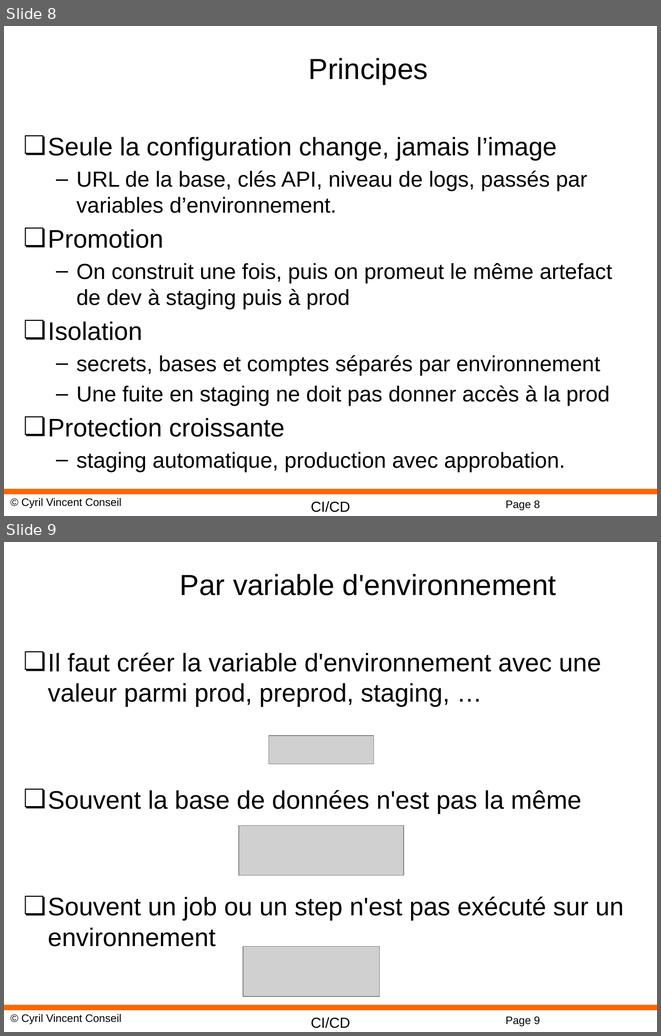
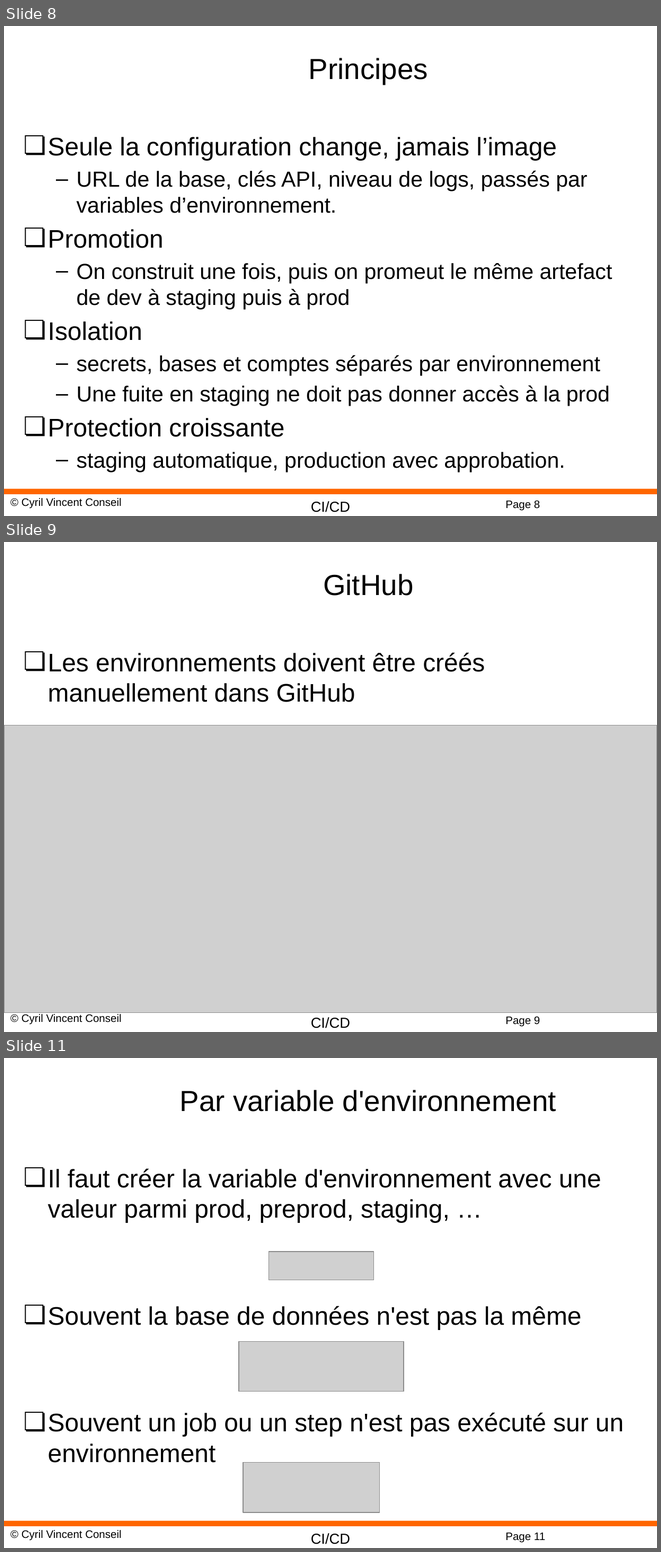
Before and after one commit to cyrilvincent/cicd, a slide deck: ppt/CICD13-Env.pptx. Shown one above the other, each under a label of ours: slides 8 and 9 before the commit, slides 8, 9 and 11 after it; the slides between them are not shown. The pictures are 661x1036 and 661x1552 pixels, drawn with LibreOffice and Linux fonts; fonts in the diff are those of the drawing; grey boxes stand for pictures; background and template pictures are left out. Boxes give left, top, right and bottom in pixels: in the first picture for what was removed or moved away, otherwise in the second. Text is boxed around its words. In the diff, an @@ line names an element or a change of style, - is before the commit and + after.

```diff
--- a/ppt/CICD13-Env.pptx
+++ b/ppt/CICD13-Env.pptx
@@ slide 9 added at <box>4,542,657,1032</box>, background #FFFFFF; not listed: 4 template elements that a slide beside it also shows @@
@@ title added at <box>323,574,413,596</box>, 32 pt, text #000000 @@
+GitHub
@@ text added at <box>48,652,485,702</box>, 28 pt, text #000000 @@
+❏ Les environnements doivent être créés manuellement dans GitHub
@@ picture added at <box>4,725,657,1013</box> @@
@@ what was slide 9 is now slide 11 @@
@@ page number at <box>505,1532,545,1542</box>: text changed @@
-Page 9
+Page 11
```
Also in this commit, not shown: 2 slides changed, 1 other slide added, 12 other files.
